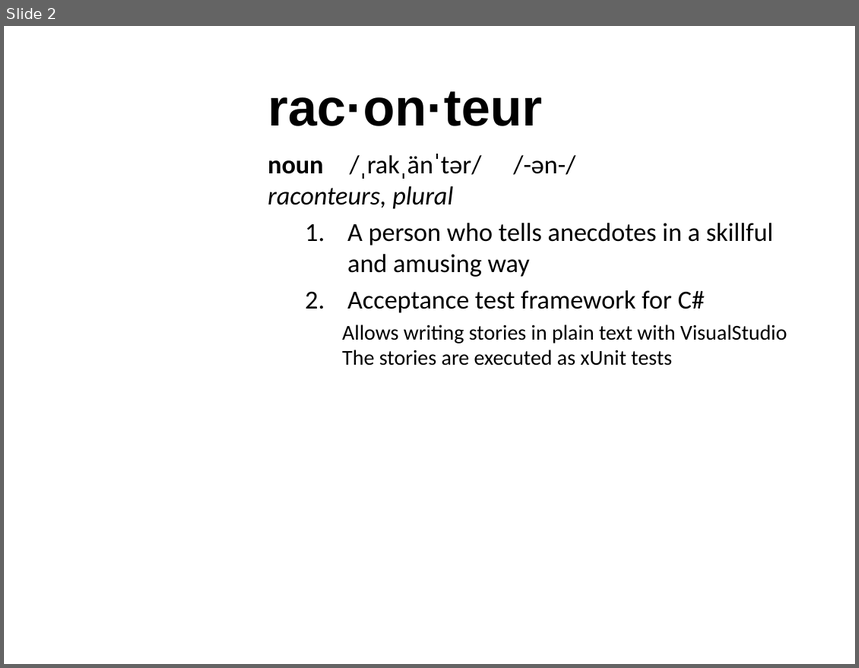
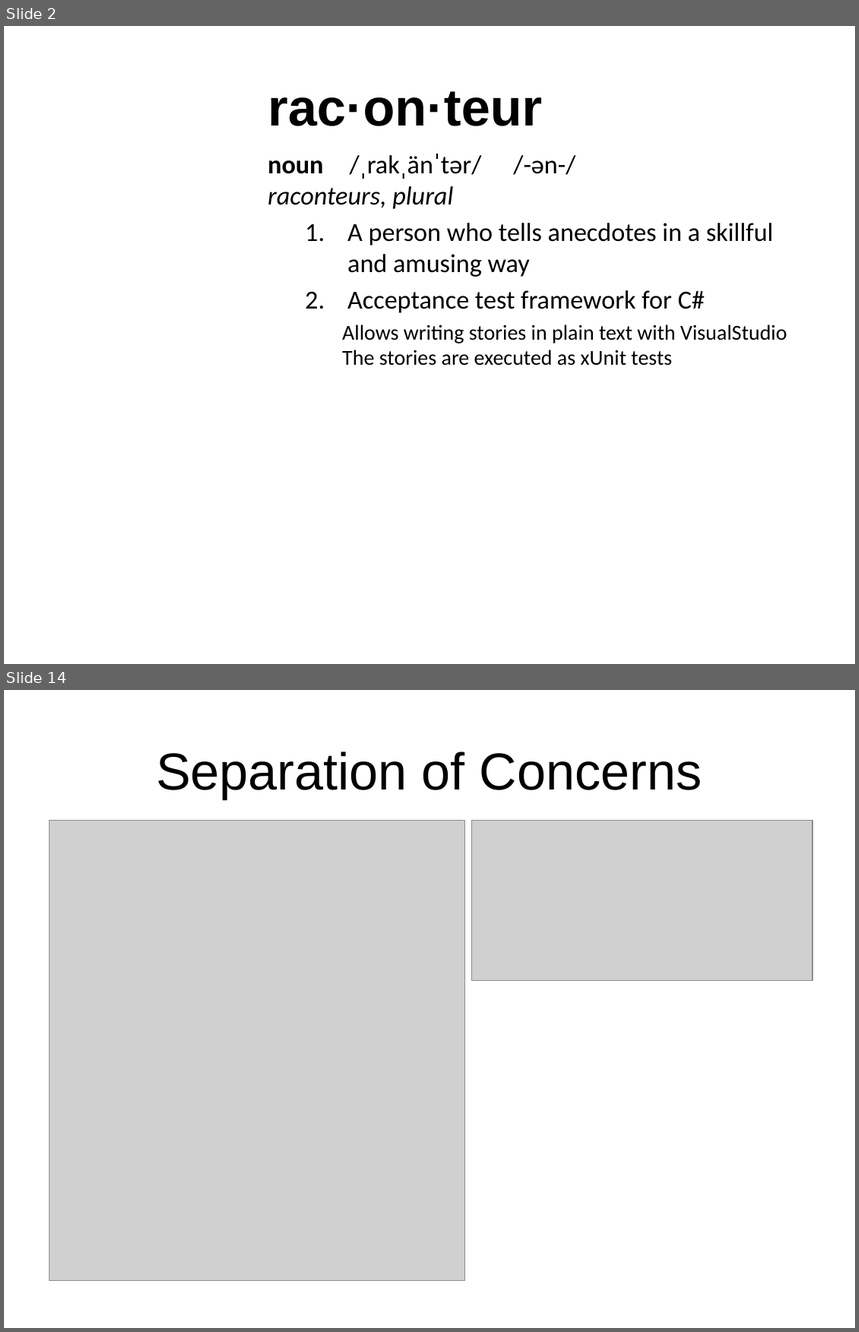
Before and after one commit to msuarz/portfolio, a slide deck: agile2011/presentation.pptx. Shown one above the other, each under a label of ours: slide 2 before the commit, slides 2 and 14 after it; the slides between them are not shown. The pictures are 859x668 and 859x1332 pixels, drawn with LibreOffice and Linux fonts; fonts in the diff are those of the drawing; grey boxes stand for pictures; background and template pictures are left out. Boxes give left, top, right and bottom in pixels: in the first picture for what was removed or moved away, otherwise in the second. Text is boxed around its words. In the diff, an @@ line names an element or a change of style, - is before the commit and + after.

```diff
--- a/agile2011/presentation.pptx
+++ b/agile2011/presentation.pptx
@@ slide 14 added at box(4, 690, 855, 1328), background picture (left out) @@
@@ title added at box(156, 752, 702, 799), 44 pt, text #000000 @@
+Separation of Concerns
@@ picture added at box(49, 820, 465, 1281) @@
@@ picture added at box(471, 820, 813, 980) @@
```
Also in this commit, not shown: 5 slides changed, 15 other slides added, 15 slides removed, 1 other file.
